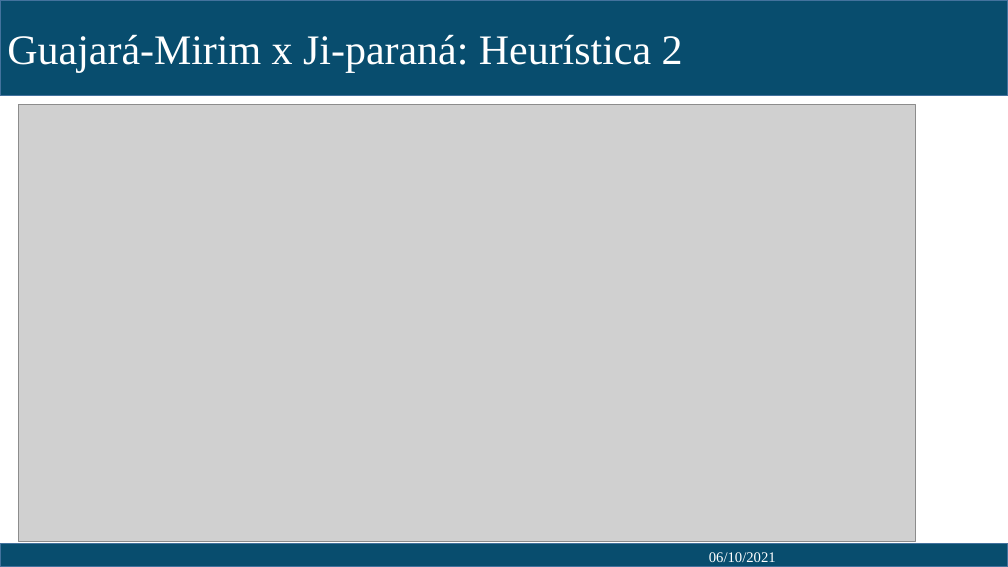
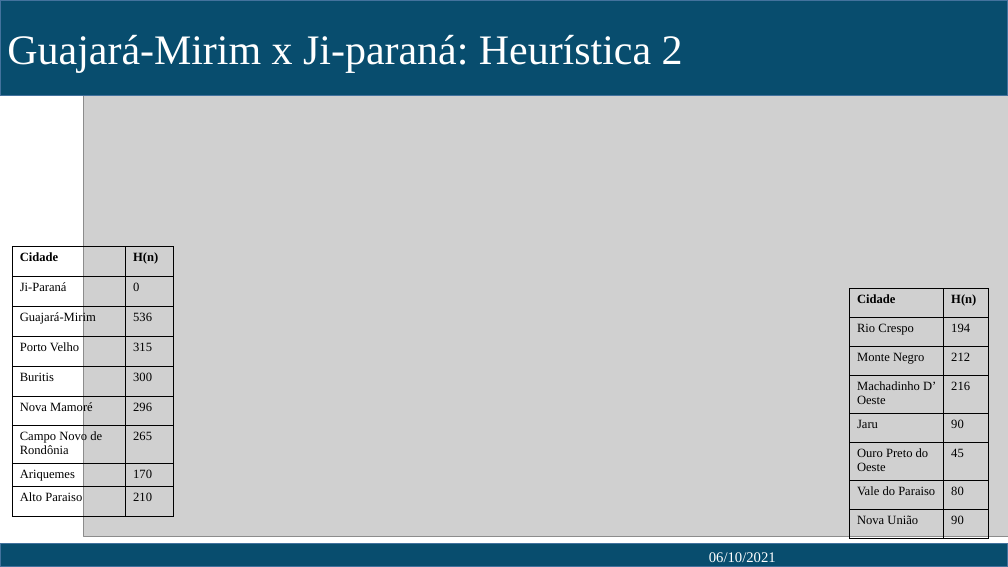
Before and after one commit to Elias-abreu/trabalho_A_star, a slide deck: slide 15 of Apresentação.pptx. Drawn at 1008x567 pixels with LibreOffice and Linux fonts; fonts in the diff are those of the drawing; grey boxes stand for pictures. Boxes give left, top, right and bottom in pixels: in the first picture for what was removed or moved away, otherwise in the second. Text is boxed around its words. In the diff, an @@ line names an element or a change of style, - is before the commit and + after.

```diff
--- a/Apresentação.pptx
+++ b/Apresentação.pptx
@@ picture: place and size @@
-picture at (18, 104, 916, 541)
+picture at (83, 86, 1008, 536)
@@ table added at (12, 247, 174, 516), 9 rows, 2 columns @@
+Cidade | H(n)
+Ji-Paraná | 0
+Guajará-Mirim | 536
+Porto Velho | 315
+Buritis | 300
+Nova Mamoré | 296
+Campo Novo de Rondônia | 265
+Ariquemes | 170
+Alto Paraiso | 210
@@ table added at (850, 289, 990, 538), 8 rows, 2 columns @@
+Cidade | H(n)
+Rio Crespo | 194
+Monte Negro | 212
+Machadinho D’ Oeste | 216
+Jaru | 90
+Ouro Preto do Oeste | 45
+Vale do Paraiso | 80
+Nova União | 90
```
Also in this commit, not shown: 11 other slides changed, 3 slides added, 1 other file.
